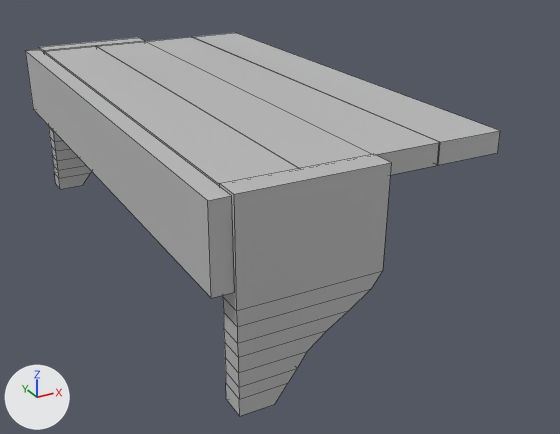
One commit to the FBX model BurnOut/Assets/Art/3D Art/Objects/Shelf.fbx: the scene before it, then after it.
Rendered twice from a 50 mm lens placed at (-0.0664, -0.11, 0.078), pointed at (-0.0098, -0.0072, 0.0265). Lighting does not change. The marker at lower left points along +X, +Y and +Z. The older version comes first. Mesh edges are drawn as thin lines. Where no turn or scale is listed for an object, it has been applied to the vertices.

Script lines for the objects in view, before the commit:
```python
me_mesh = bpy.data.meshes.new('Mesh')
me_mesh.from_pydata(...)  # 112 vertices, 98 faces; spans x -0.0213..0.0213, y -0.0429..0.0429, z -0.014..0.014
me_mesh.materials.append(mat_lambert2)  # grey #bcbcbc
ob_shelfsideplank3 = bpy.data.objects.new('Shelfsideplank3', me_mesh)
ob_shelfsideplank3.location = (-0.0163, 0.0, 0.0341)
```
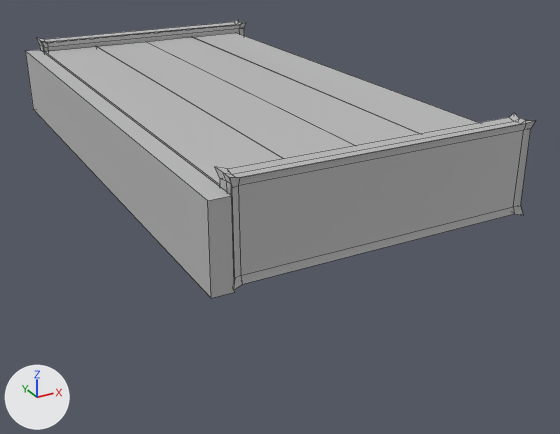
Where the change shows, as pixel boxes (x1, y1, x2, y2) in the pictures (560 x 434 px; the box of a moved part takes in the faces that stretch with it):
'Shelfsideplank3', reshaped, moved (8% wider, 27% shorter)
    before: (25, 33, 500, 416)
    after: (25, 20, 536, 298)
part 1 of me_mesh, moved or reshaped
    before: (25, 50, 234, 298)
    after: (25, 50, 235, 298)
part 2 of me_mesh, moved or reshaped
    before: (192, 33, 500, 165)
    after: (192, 33, 478, 134)
part 3 of me_mesh, moved or reshaped
    before: (145, 37, 440, 175)
    after: (145, 37, 418, 145)
part 4 of me_mesh, moved or reshaped
    before: (97, 42, 370, 168)
    after: (96, 42, 354, 158)
part 5 of me_mesh, moved or reshaped
    before: (44, 46, 298, 186)
    after: (44, 46, 283, 186)
part 6 of me_mesh, added
    after: (37, 20, 246, 52)
part 7 of me_mesh, added
    after: (215, 113, 536, 291)
part 8 of me_mesh, deleted
    before: (219, 154, 391, 416)
part 9 of me_mesh, deleted
    before: (39, 38, 144, 189)

The edits, one by one:
me_mesh is used by ob_shelfsideplank3; location (-0.0163, 0.0, 0.0341).
me_mesh had 112 vertices, 98 faces and spanned x -0.0213..0.0213, y -0.0429..0.0429, z -0.014..0.014.
me_mesh now has 152 vertices, 138 faces and spans x -0.0225..0.0225, y -0.0427..0.0427, z -0.0068..0.0068.
me_mesh part 1: the loose piece of 8 vertices spanning x -0.0213..-0.0185, y -0.0423..0.0423, z 0.0022..0.0136 is moved by (-0.0012, 0.0, -0.009).
me_mesh part 2: the loose piece of 8 vertices spanning x 0.0113..0.0213, y -0.0392..0.0393, z 0.0108..0.0138 is moved by (-0.0012, 0.0, -0.009).
me_mesh part 3: the loose piece of 8 vertices spanning x 0.0014..0.0114, y -0.0392..0.0393, z 0.0108..0.0138 is moved by (-0.0012, 0.0, -0.009).
me_mesh part 4: the loose piece of 8 vertices spanning x -0.0086..0.0014, y -0.0392..0.0393, z 0.0108..0.0138 is moved by (-0.0012, 0.0, -0.009).
me_mesh part 5: the loose piece of 8 vertices spanning x -0.0185..-0.0085, y -0.0392..0.0393, z 0.0108..0.0138 is moved by (-0.0012, 0.0, -0.009).
me_mesh part 6: a new loose piece of 56 vertices spanning x -0.02..0.0225, y 0.0389..0.0427, z -0.0063..0.0068, in mat_lambert2 (grey #bcbcbc).
me_mesh part 7: a new loose piece of 56 vertices spanning x -0.02..0.0225, y -0.0427..-0.0389, z -0.0063..0.0068, in mat_lambert2 (grey #bcbcbc).
Part 8, on me_mesh:
36 vertices are removed from x -0.0186..0.0013, y -0.0429..-0.0393, z -0.014..0.014.
34 faces are deleted.
Part 9, on me_mesh:
36 vertices are removed from x -0.0187..0.0013, y 0.0393..0.0429, z -0.014..0.014.
34 faces are deleted.
Object 'Shelfsideplank3' (ob_shelfsideplank3) moves from (-0.0163, 0.0, 0.0341) to (-0.0151, -0.0001, 0.0431).
